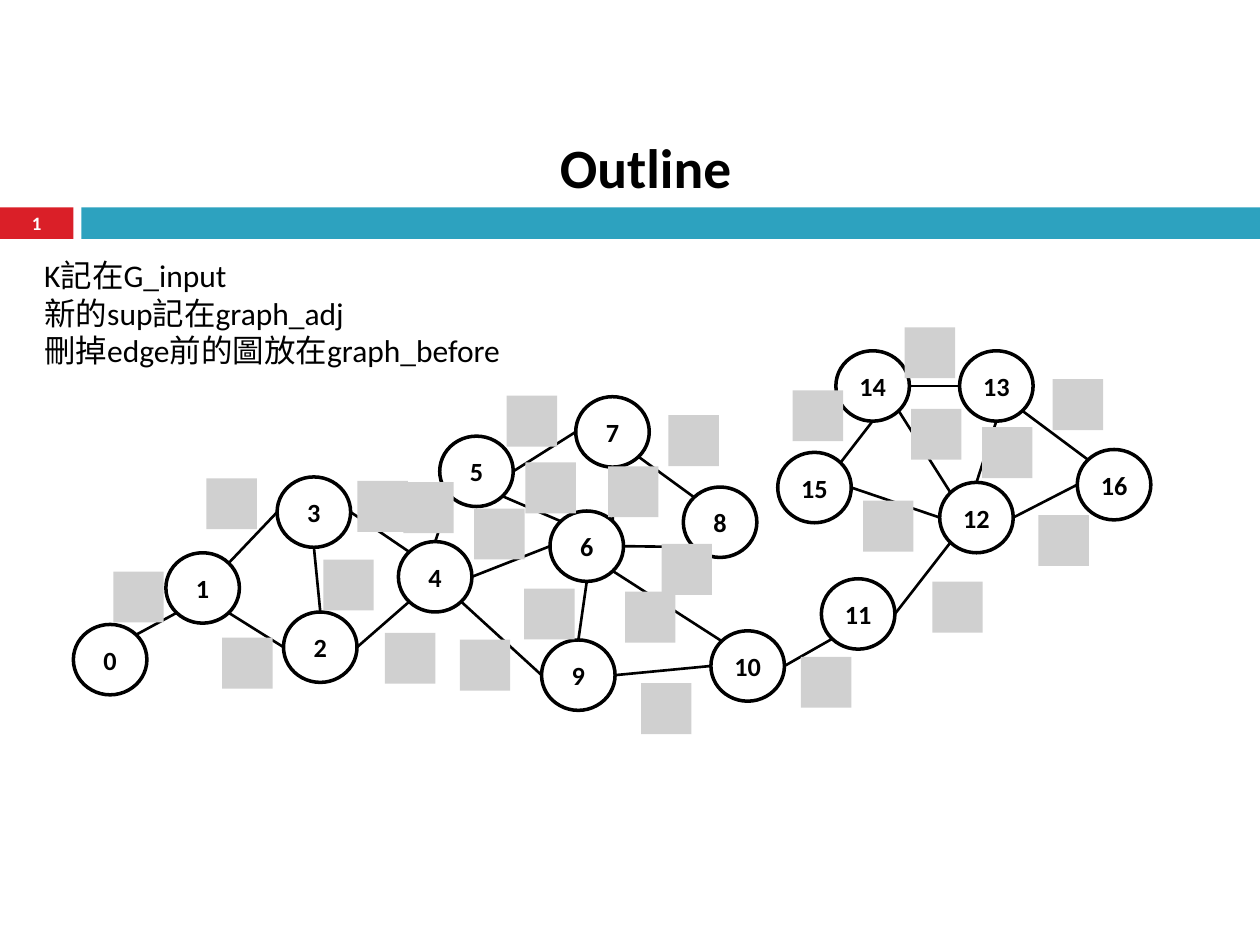
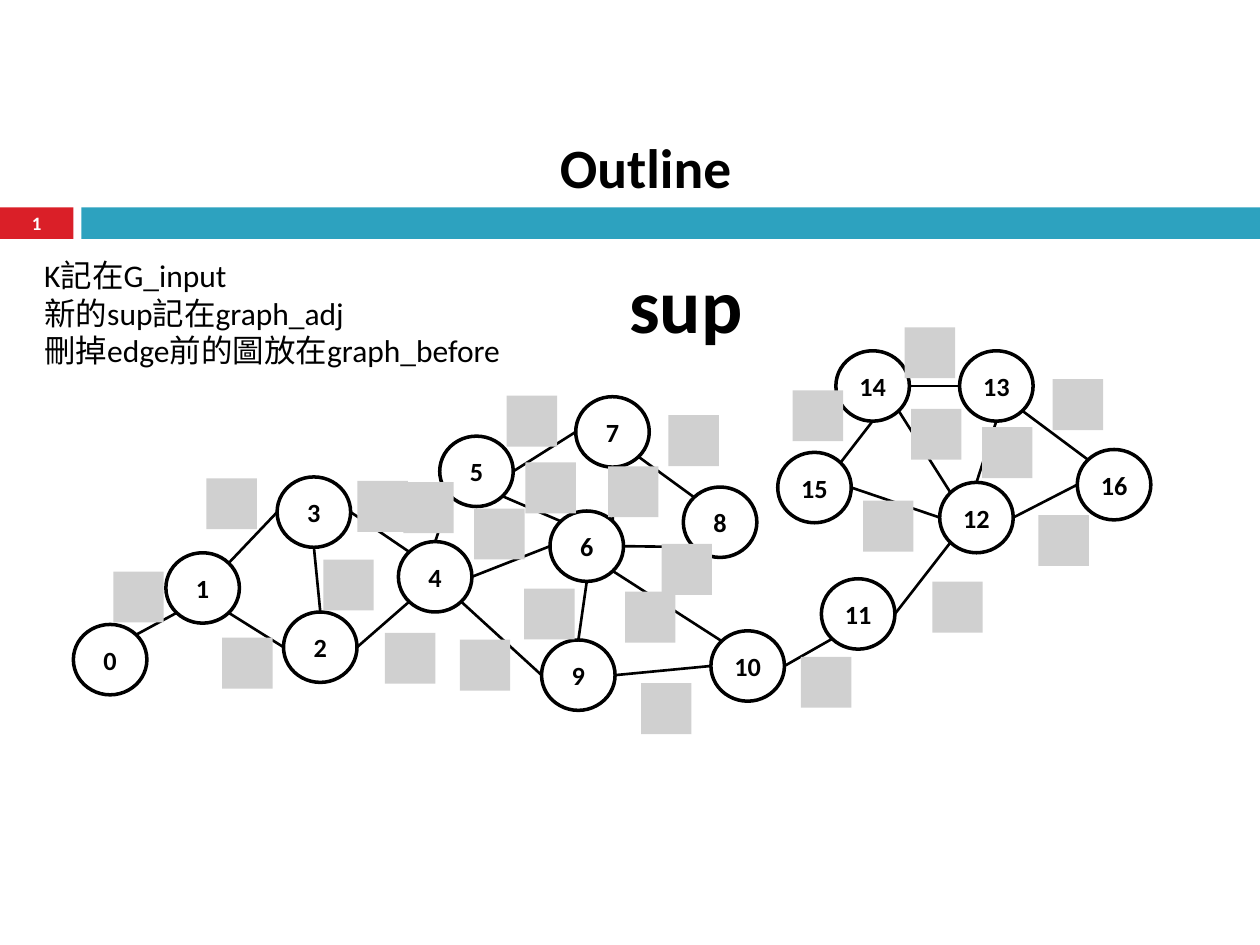
Before and after one commit to xxalenchenxx/algorithm_project, a slide deck: slide 1 of paper/[20240226][陳昱嘉][ppt][Higher-Order_Truss_Decomposition_in_Graphs].pptx. Drawn at 1260x945 pixels with LibreOffice and Linux fonts; fonts in the diff are those of the drawing; grey boxes stand for pictures; background and template pictures are left out. Boxes give left, top, right and bottom in pixels: in the first picture for what was removed or moved away, otherwise in the second. Text is boxed around its words. In the diff, an @@ line names an element or a change of style, - is before the commit and + after.

```diff
--- a/paper/[20240226][陳昱嘉][ppt][Higher-Order_Truss_Decomposition_in_Graphs].pptx
+++ b/paper/[20240226][陳昱嘉][ppt][Higher-Order_Truss_Decomposition_in_Graphs].pptx
@@ text added at box(629, 295, 742, 345), 44 pt, text #000000, bold @@
+sup
```
Also in this commit, not shown: 1 other slide changed, 1 slide added, 4 other files.
